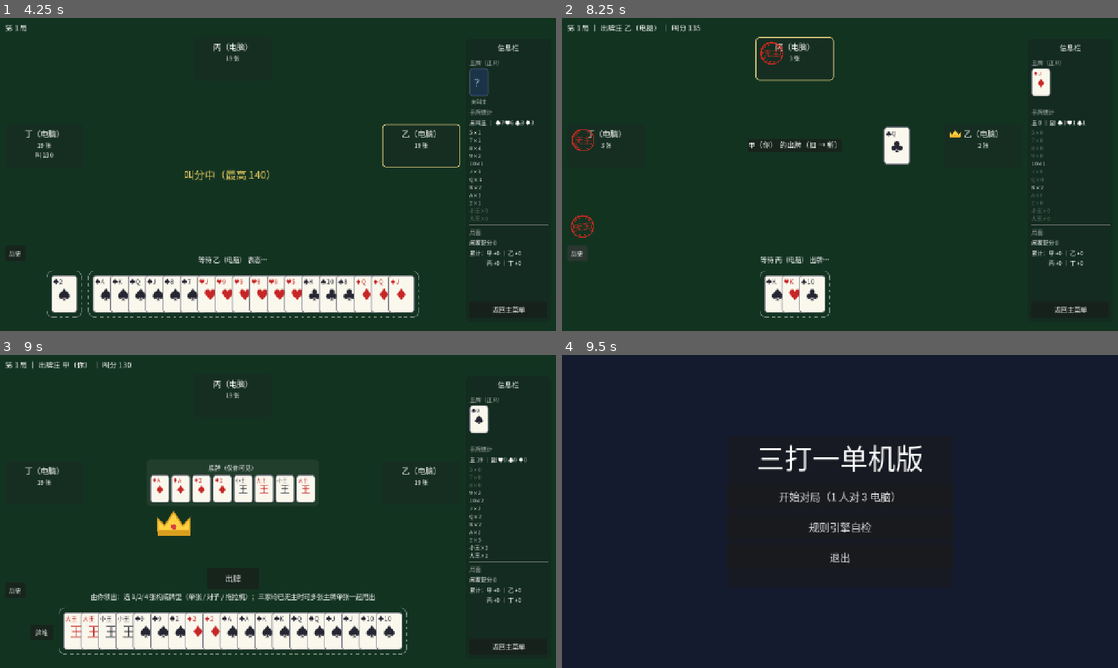
Above: before the commit, frames 1-4 (two rows, left to right).
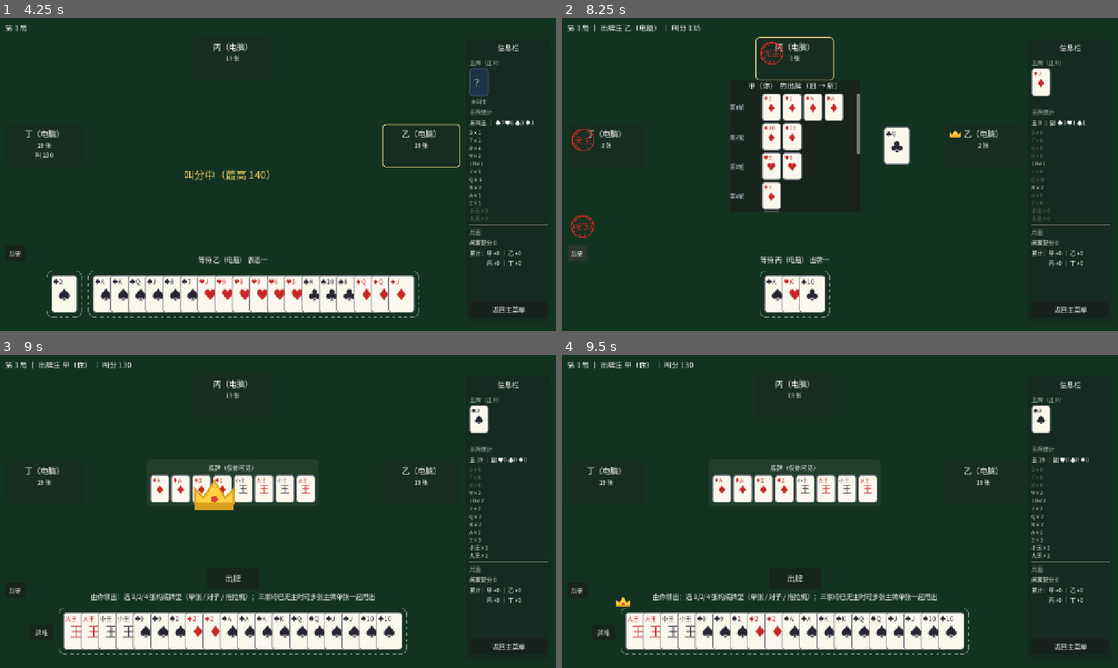
Above: after the commit, the same moments.

Repository: longy1/three-beat-one
Game: Godot game, scene res://scene/main_menu.tscn
Same seed, same stepped clock (60 frames per second), same inputs: the game is played once before the commit and once after it.
Inputs:
- Up to frame 1 (4.25 s): click "开始对局（1 人对 3 电脑）" at 0.5 s; click "叫 135" at 1.25 s; click "返回主菜单" at 2 s; click "开始对局（1 人对 3 电脑）" at 2.75 s; click "叫 140" at 3.5 s
- Up to frame 2 (8.25 s): click "历史" at 4.25 s; click "返回主菜单" at 5 s; click "规则引擎自检" at 5.75 s; click "返回主菜单" at 6.5 s; click "叫 135" at 7.25 s; click "历史" at 8 s
- Up to frame 3 (9 s): click "规则引擎自检" at 8.75 s
- Up to frame 4 (9.5 s): no input

Frame 1 is identical in both runs. In frame 2, 3.4% of the frame differs, in the area x 30-54%, y 19-62%; in frame 3, 0.8%; in frame 4, 29%, in the area x 0-99%, y 1-96%.

Commit message:
fix(ui): 电脑座位历史弹层永久滞留与内容塌缩——pile_exited 误连求值不调用的 lambda（移出面板定时器不启动）、ScrollContainer 零最小高度整层塌缩（只剩标题条）；补双回归用例；AGENTS 沉淀两条 Godot 陷阱

Diff:
--- a/script/game_table.gd
+++ b/script/game_table.gd
@@ -101,7 +101,7 @@
 		var panel: SeatPanel = seat_panels[seat]
 		panel.setup(seat)  # 注入座位号（组件悬停信号携带它定位牌堆）
 		panel.pile_hovered.connect(func(s: int): _piles.show_history(s, engine.trick_history, SEAT_NAMES))
-		panel.pile_exited.connect(func(): _piles.hide_timer.start)
+		panel.pile_exited.connect(_piles.hide_timer.start)  # 裸 Callable 直连；写成 func(): xxx.start 是求值不调用（曾致弹层永久滞留）
 
 	engine.start_session()  # 同步发出首个 auction_required，由处理器完成首帧刷新
 
--- a/script/pile_viewer.gd
+++ b/script/pile_viewer.gd
@@ -6,6 +6,8 @@
 
 
 const HIDE_DELAY := 0.35  ## 移出入口后延迟隐藏秒数（期间重新进入则取消）
+const HISTORY_MIN_WIDTH := 300.0  ## 历史弹层最小宽度（容纳 轮次标签 + 4 张小牌）
+const HISTORY_MAX_ROWS := 4       ## 可视行数上限：超出走滚动（ScrollContainer 最小高度为 0，不设则整层塌缩只剩标题条）
 
 var hide_timer: Timer
 var history_chip: Button        ## 人类玩家出牌历史入口（左下，始终显示）
@@ -63,11 +65,13 @@
 		empty.modulate = Color(0.8, 0.85, 0.9)
 		list.add_child(empty)
 	var round_no := 0
+	var row_count := 0
 	for th in trick_history:
 		round_no += 1
 		for play in th.plays:
 			if play.seat != seat:
 				continue
+			row_count += 1
 			var row := HBoxContainer.new()
 			row.add_theme_constant_override("separation", 4)
 			row.mouse_filter = Control.MOUSE_FILTER_IGNORE
@@ -81,6 +85,10 @@
 			for c in play.cards:
 				row.add_child(CardWidget.create(c, true, true))
 			list.add_child(row)
+	# 滚动区高度随内容自适应、超上限滚动（回归 2026-11-17：不设则整层塌缩只剩标题条）
+	var row_h: float = CardWidget.SIZE_SMALL.y + 4.0
+	var scroll: ScrollContainer = history_popup.get_node("VBox/Scroll")
+	scroll.custom_minimum_size = Vector2(HISTORY_MIN_WIDTH, minf(float(row_count), float(HISTORY_MAX_ROWS)) * row_h)
 	history_popup.visible = true
 	hide_timer.stop()
 
--- a/test/test_ui.gd
+++ b/test/test_ui.gd
@@ -7,6 +7,9 @@
 ## - 牌堆悬停失效：SeatPanel.setup(seat) 被遗漏，座位号恒 -1
 ## - 叫主前手牌丢王/2：主牌组加入条件误写 trump != null
 ## - 捉分一致性：信息栏显示与引擎 captured_points 逐步一致
+## - 电脑座位历史弹层永久滞留：pile_exited 连接写成求值不调用（`func(): x.start`），
+##   移出面板后延迟隐藏定时器从未启动
+## - 历史弹层只剩标题条：ScrollContainer 默认最小高度 0，整层塌缩致卡牌行全被裁剪
 
 
 ## AI 代打：走完当前阶段的全部引擎交互（不模拟鼠标）
@@ -290,3 +293,54 @@
 	test.check(not table.human_void_stamp.visible, "复位后隐藏")
 	test.check(not table.seat_panels[1].get_node("VoidStamp").visible, "复位后隐藏（乙）")
 	await _release_table(table)
+
+
+## 回归（2026-11-17 用户报告）：电脑座位悬停历史弹层**永久滞留**——
+## pile_exited 曾连接成 `func(): _piles.hide_timer.start`（求值出 Callable 后丢弃，
+## 从未调用），移出面板后延迟隐藏定时器从未启动
+func test_seat_panel_popup_hides_on_exit(test) -> void:
+	var table = await _spawn_table()
+	var eng: GameEngine = table.engine
+	_deal(eng, 0)
+	var panel: SeatPanel = table.seat_panels[3]
+	panel.mouse_entered.emit()  # 悬停丁 → pile_hovered → show_history
+	var popup: PanelContainer = table._piles.history_popup
+	test.check(popup.visible, "悬停电脑座位后历史弹层显示")
+	panel.mouse_exited.emit()  # 移出面板 → hide_timer.start（回归点：曾未调用）
+	var tree: SceneTree = Engine.get_main_loop()
+	await tree.create_timer(0.5).timeout  # > HIDE_DELAY(0.35s)
+	test.check(not popup.visible, "移出电脑座位后弹层自动关闭（回归：弹层永久滞留）")
+	await _release_table(table)
+
+
+## 回归（2026-11-17 用户报告）：历史弹层**只剩标题条、内容不显示**——
+## ScrollContainer 默认最小高度为 0，放入 VBox 后整层塌缩，卡牌行全被裁剪
+func test_history_popup_content_expands(test) -> void:
+	var table = await _spawn_table()
+	# 注入两轮真实结构的历史（丁两轮出牌，含赢轮 ✓）
+	var hist: Array = [
+		{plays = [
+			{seat = 2, cards = [C(Card.Suit.SPADE, Card.RANK_5, 0)], role = FollowRule.Role.LEAD},
+			{seat = 3, cards = [C(Card.Suit.CLUB, Card.RANK_7, 0)], role = FollowRule.Role.DISCARD},
+		], winner = 2},
+		{plays = [
+			{seat = 3, cards = [C(Card.Suit.CLUB, Card.RANK_8, 0), C(Card.Suit.CLUB, Card.RANK_9, 0)], role = FollowRule.Role.LEAD},
+			{seat = 2, cards = [C(Card.Suit.SPADE, Card.RANK_7, 0), C(Card.Suit.SPADE, Card.RANK_8, 0)], role = FollowRule.Role.FOLLOW_TYPE},
+		], winner = 3},
+	]
+	table._piles.show_history(3, hist, table.SEAT_NAMES)
+	var popup: PanelContainer = table._piles.history_popup
+	var scroll: ScrollContainer = popup.get_node("VBox/Scroll")
+	test.check(popup.visible, "悬停后历史弹层显示")
+	var tree: SceneTree = Engine.get_main_loop()
+	await tree.process_frame
+	await tree.process_frame  # 布局落地两帧
+	test.check(scroll.size.y > 60, "滚动区高度随内容展开（回归：高度塌缩只剩标题条），实际 %.0f" % scroll.size.y)
+	test.check(popup.size.y > 100, "弹层整体高度随内容展开，实际 %.0f" % popup.size.y)
+	var rows := popup.get_node("VBox/Scroll/List")
+	var alive := 0
+	for c in rows.get_children():
+		if not c.is_queued_for_deletion():
+			alive += 1
+	test.eq(alive, 2, "两轮各一行，行内容已构建")
+	await _release_table(table)
Not shown, changed: AGENTS.md
